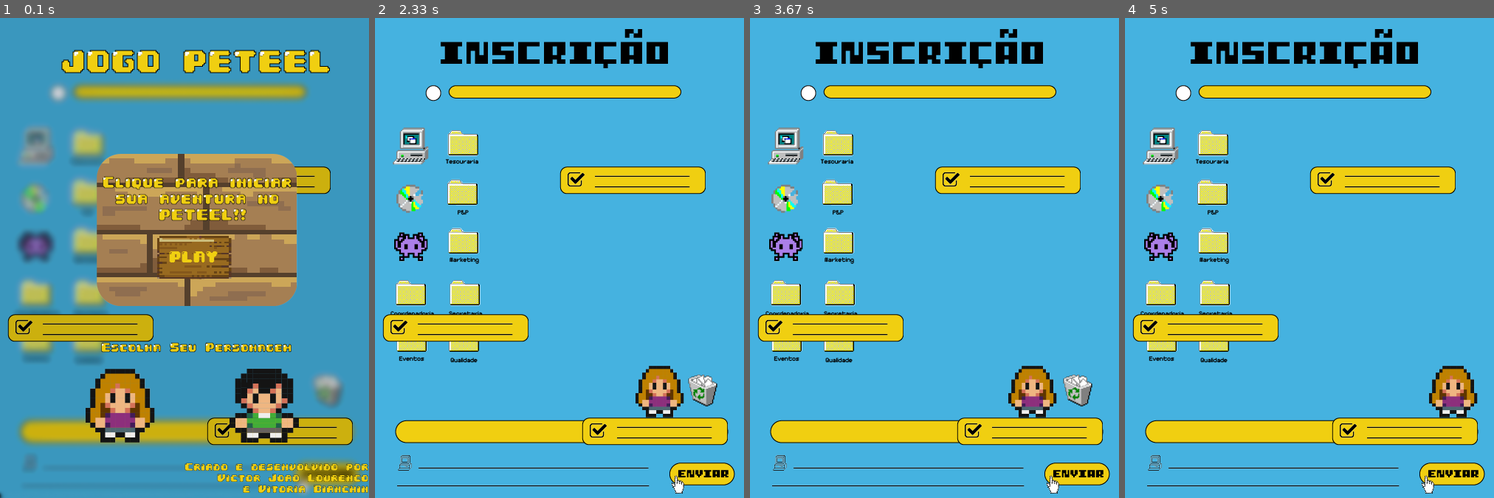
Above: before the commit, frames 1-4 (left to right).
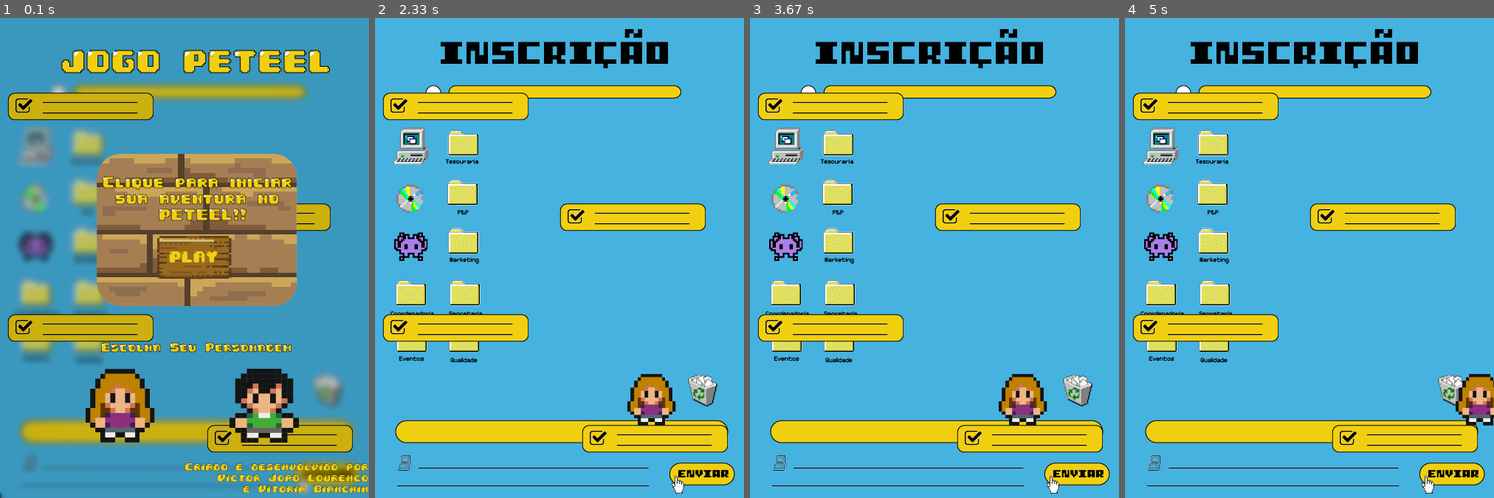
Above: after the commit, the same moments.

Repository: Victor-J-L/JOGO-PETEEL
Game: pygame game, started from primeirafaseteste.py
The game is run twice, just before and just after one commit, with the same random seed, the same clock (stepped at 60 frames per second) and the same inputs.
Inputs (mouse positions are in pixels of both pictures, inside the frame that each line leads up to):
- Up to frame 1 (0.1 s): no input
- Up to frame 2 (2.33 s): hold Right 0.33-0.8 s; hold Left 1.33-1.87 s; click (570, 258) at 1.95 s; hold Left from 2.23 s (still down); move the mouse to (470, 262) at 2.27 s
- Up to frame 3 (3.67 s): release Left at 2.7 s; hold Right 2.73-3.37 s; hold Left from 3.4 s (still down)
- Up to frame 4 (5 s): release Left at 3.87 s; hold Right 3.9-4.37 s; hold Right 4.4-4.87 s; hold Left from 4.9 s (still down)

The runs differ from the first frame. In frame 1, 4.7% of the frame differs, in the area x 2-96%, y 15-91%; in frame 2, 9.6%; in frame 3, 9.6%; in frame 4, 9.9%, in the area x 2-100%, y 15-91%.

Commit message:
Ajustes no pulo

Diff:
--- a/primeirafaseteste.py
+++ b/primeirafaseteste.py
@@ -160,14 +160,20 @@
     bolinha= Bolinha()
     #all_sprites.add(bolinha)
 
-    p1 = Plataformas(250, 200)
+    p00 = Plataformas(100, 2005)
+    plataformas.add(p00)
+
+    p0 = Plataformas(280, 550)
+    plataformas.add(p0)
+
+    p1 = Plataformas(250, 250)
     plataformas.add(p1)
 
     p2 = Plataformas(10, 400)
     plataformas.add(p2)
 
-    p0 = Plataformas(280, 540)
-    plataformas.add(p0)
+    p3 = Plataformas(10, 100)
+    plataformas.add(p3)
 
 
     sair = False
@@ -208,13 +214,13 @@
                 personagem.pos = vec(400,530)
 
        #Código Movimento do personagem
-        personagem.acc = vec(0, 0.8)
+        personagem.acc = vec(0, 1)
         keys = pygame.key.get_pressed()
         if keys[pygame.K_LEFT]:
-            personagem.acc.x = -0.5
+            personagem.acc.x = -0.9
 
         if keys[pygame.K_RIGHT]:
-            personagem.acc.x = 0.5
+            personagem.acc.x = 0.9
 
         personagem.acc.x += personagem.vel.x * (-0.12)
         personagem.vel += personagem.acc
@@ -230,7 +236,7 @@
 
         #colisao
 
-        if personagem.vel.y > 0:
+        if personagem.vel.y > 0.5:
             colisao_plataforma = pygame.sprite.spritecollide(personagem, plataformas, False)
             if colisao_plataforma:
                 personagem.pos.y = colisao_plataforma[0].rect.top
@@ -243,7 +249,7 @@
                         colisao_plataforma = pygame.sprite.spritecollide(personagem, plataformas, False)
                         personagem.rect.x -= 1
                         if  colisao_plataforma:
-                            personagem.vel.y = -12
+                            personagem.vel.y = -18
                         personagem.rect.x += 1
 
 
